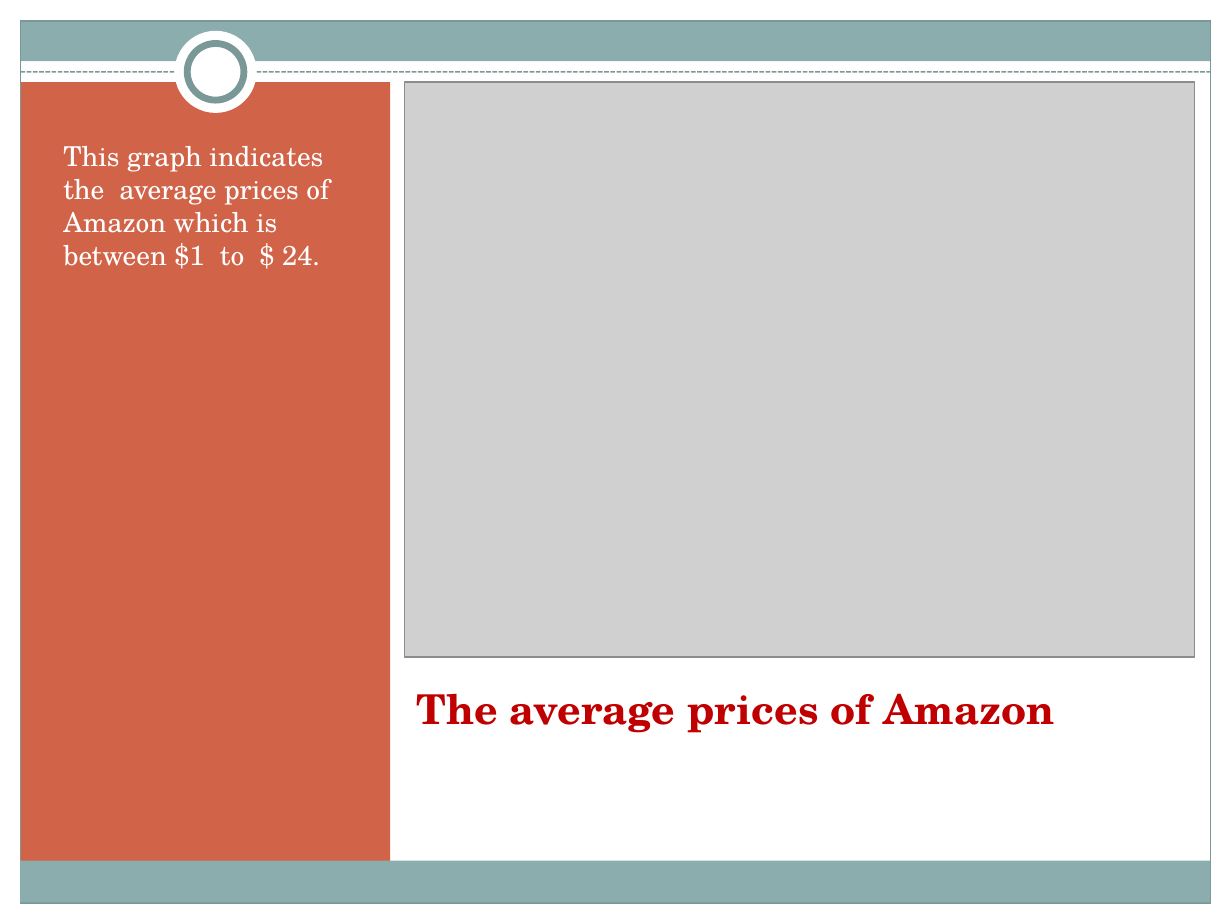
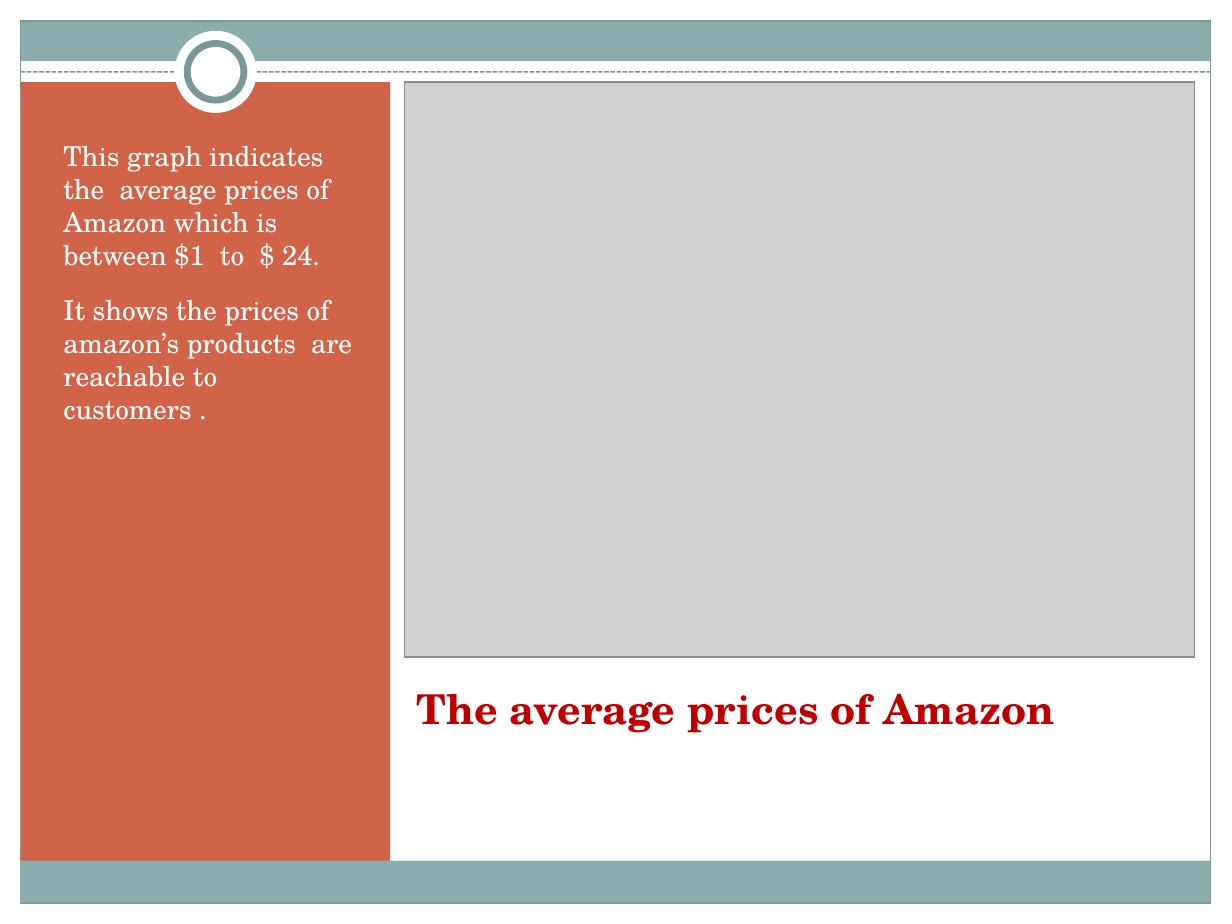
Before and after one commit to AshaSharmaGitHub/CDF-Project, a slide deck: slide 3 of Project-PPT.pptx. Drawn at 1232x924 pixels with LibreOffice and Linux fonts; fonts in the diff are those of the drawing; grey boxes stand for pictures. Boxes give left, top, right and bottom in pixels: in the first picture for what was removed or moved away, otherwise in the second. Text is boxed around its words. In the diff, an @@ line names an element or a change of style, - is before the commit and + after.

```diff
--- a/Project-PPT.pptx
+++ b/Project-PPT.pptx
@@ text at (x1=63, y1=300, x2=352, y2=420): paragraph added @@
+It shows the prices of amazon’s products are reachable to customers .
```
Also in this commit, not shown: 3 other slides changed, 1 other file.
